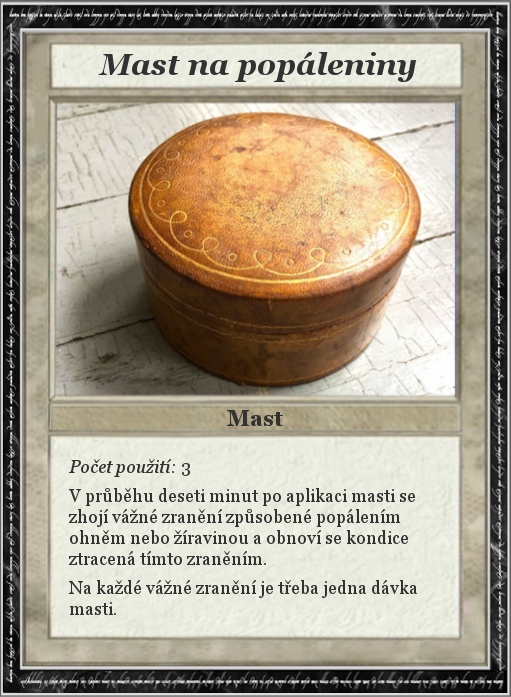
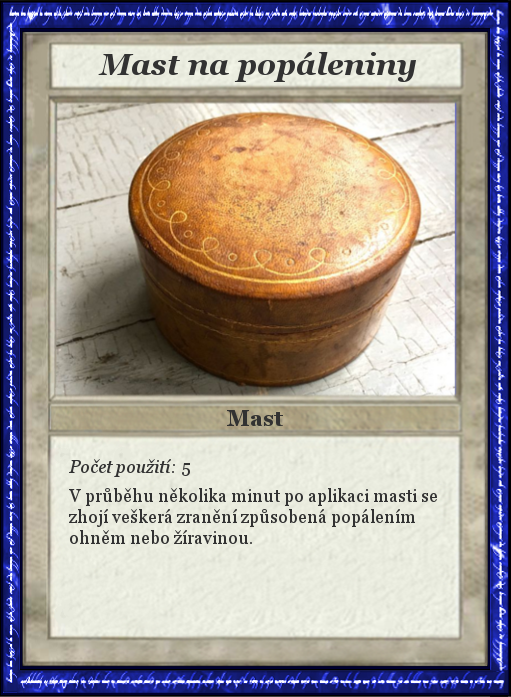
Layer changes from the first 511 x 697 image to the second:
renamed "Počet použití: 3 ..." to "Počet použití: 5 ...", painted on it over [69, 463, 437, 615]
renamed "RuneFrame" to "Dropped Buffer", painted on it over [0, 0, 511, 697]
